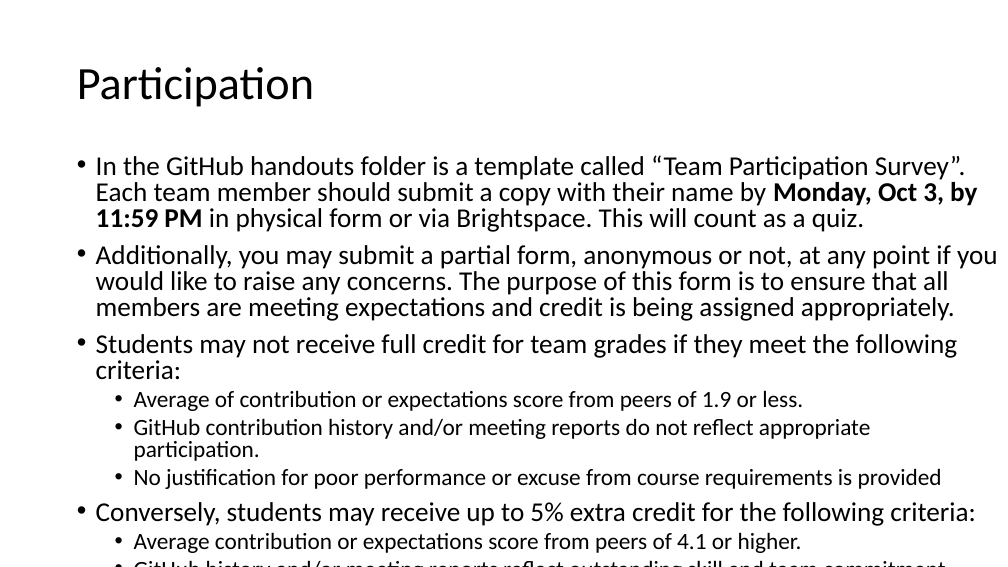
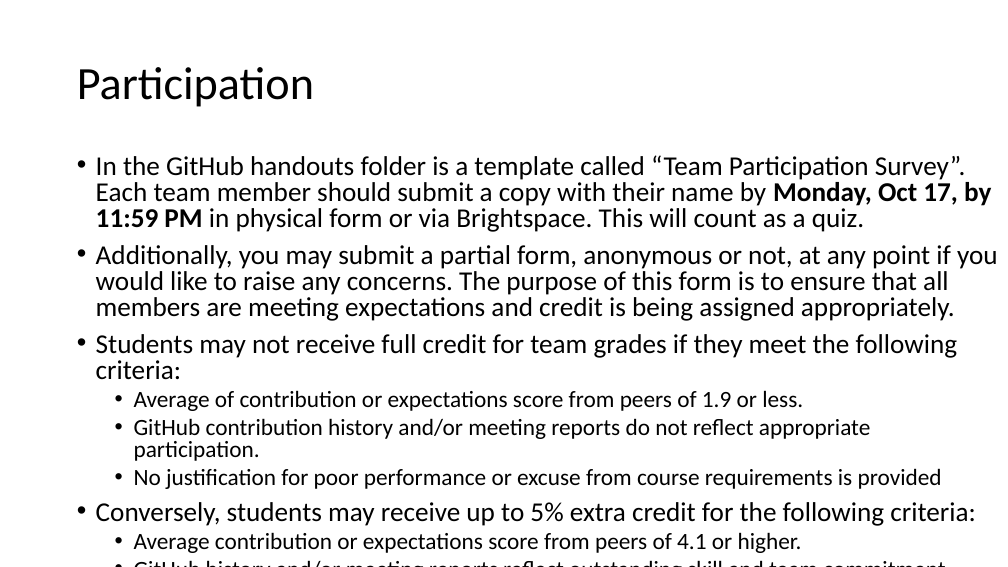
Before and after one commit to kilgallin/SWEF22, a slide deck: slide 14 of lectures/11-Design-Ex.pptx. Drawn at 1008x567 pixels with LibreOffice and Linux fonts; fonts in the diff are those of the drawing. Boxes give left, top, right and bottom in pixels: in the first picture for what was removed or moved away, otherwise in the second. Text is boxed around its words. In the diff, an @@ line names an element or a change of style, - is before the commit and + after.

Commit message:
Add quiz 4 and correct team participation survey date

```diff
--- a/lectures/11-Design-Ex.pptx
+++ b/lectures/11-Design-Ex.pptx
@@ text at (x1=96, y1=155, x2=991, y2=232): text changed @@
-• In the GitHub handouts folder is a template called “Team Participation Survey”. Each team member should submit a copy with their name by Monday, Oct 3, by 11:59 PM in physical form or via Brightspace. This will count as a quiz.
+• In the GitHub handouts folder is a template called “Team Participation Survey”. Each team member should submit a copy with their name by Monday, Oct 17, by 11:59 PM in physical form or via Brightspace. This will count as a quiz.
```
Also in this commit, not shown: 5 other files.
